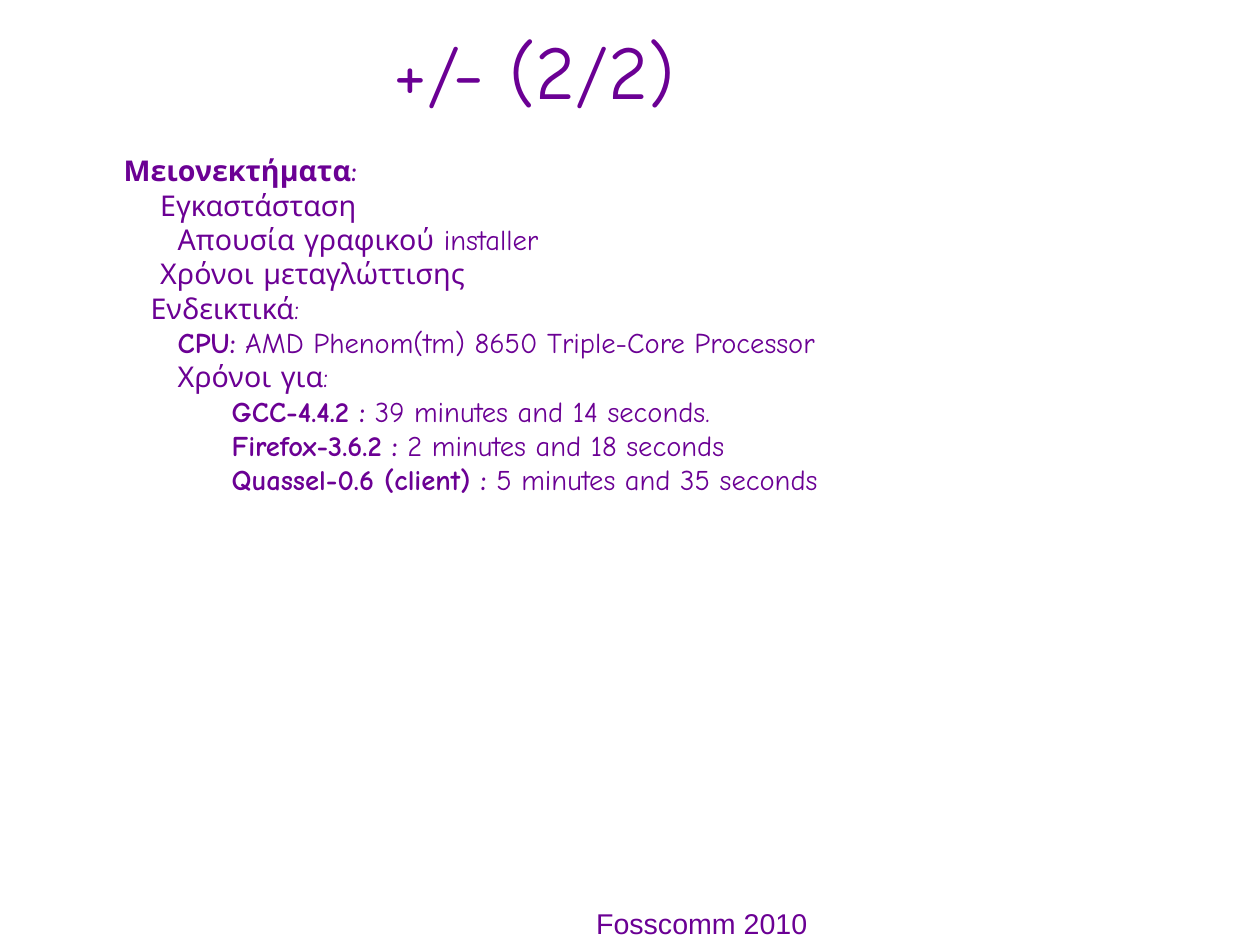
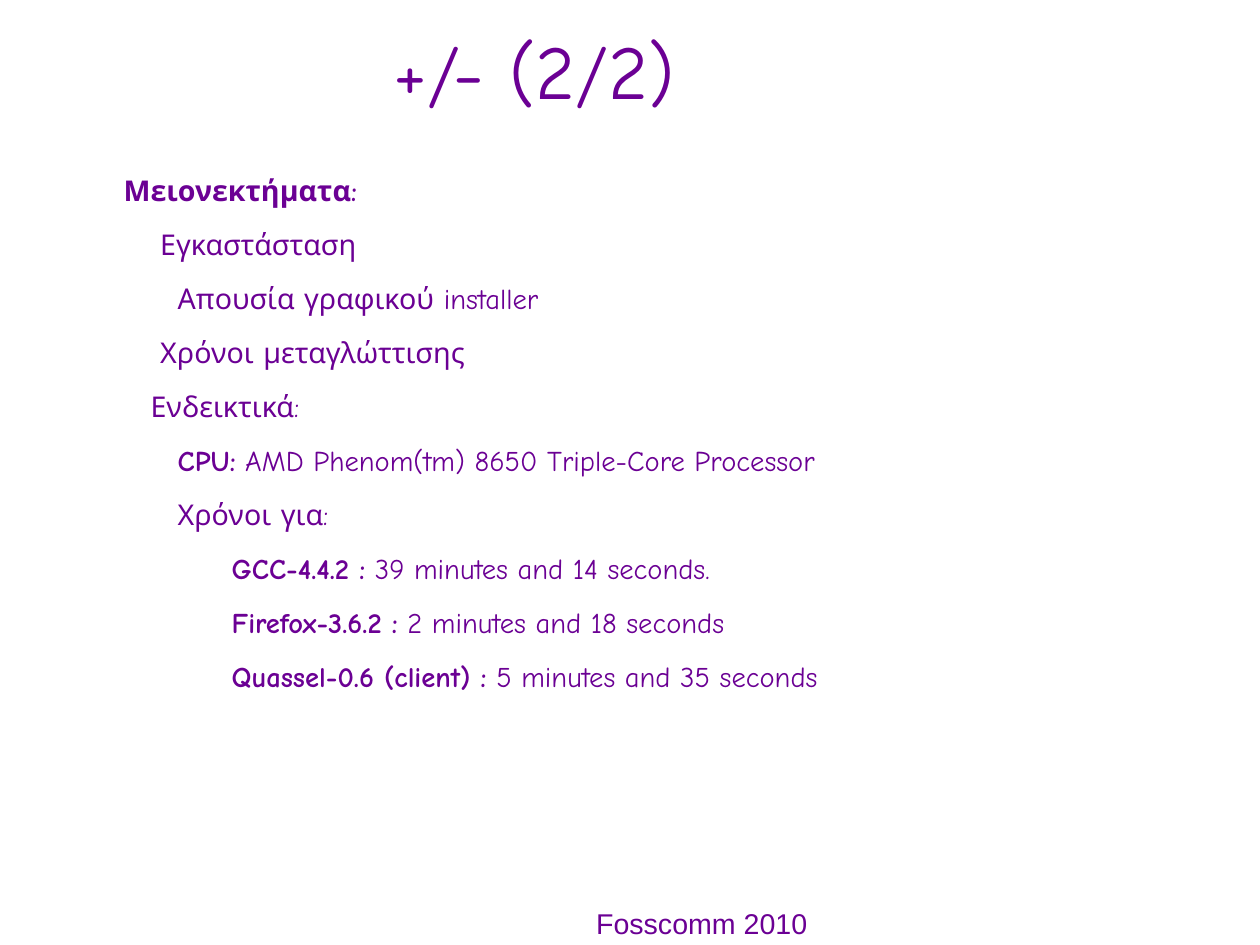
Before and after one commit to gentoo-el/presentations, a slide deck: slide 11 of fosscom-2010_pres.odp. Drawn at 1260x945 pixels with LibreOffice and Linux fonts; fonts in the diff are those of the drawing; background and template pictures are left out. Boxes give left, top, right and bottom in pixels: in the first picture for what was removed or moved away, otherwise in the second. Text is boxed around its words. In the diff, an @@ line names an element or a change of style, - is before the commit and + after.

Commit message:
Corrected minor typos and applied few text layout changes.

```diff
--- a/fosscom-2010_pres.odp
+++ b/fosscom-2010_pres.odp
@@ text "Μειονεκτήματα:" at (124, 178, 818, 690): line spacing 1 to 34pt @@
```
Also in this commit, not shown: 11 other slides changed.
